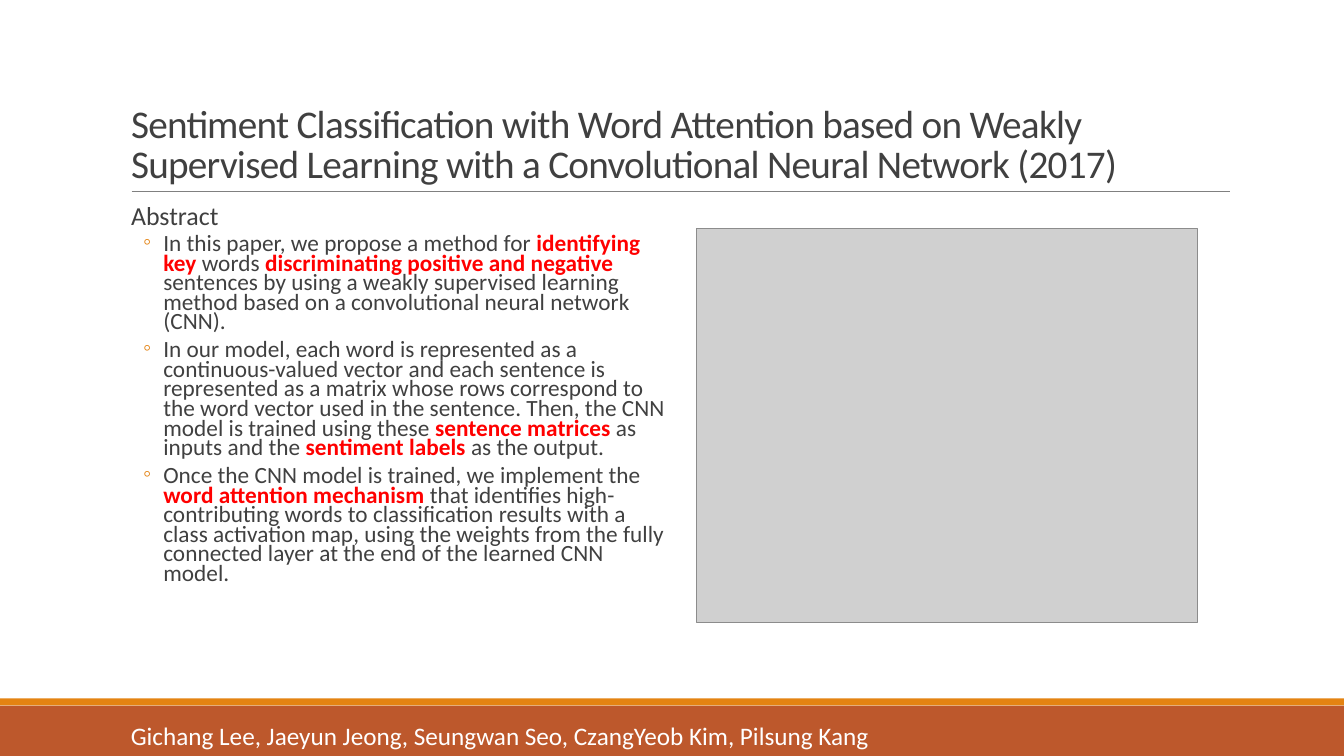
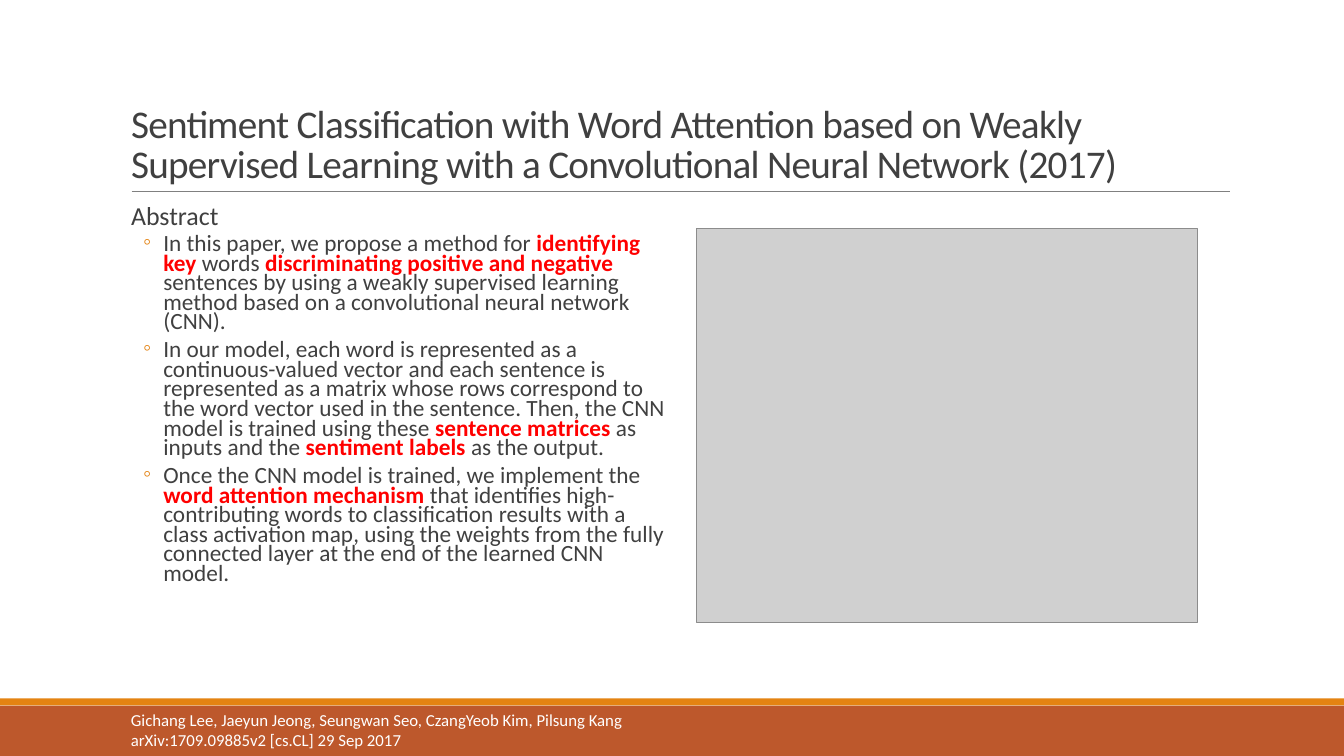
Before and after one commit to liangxh/grad, a slide deck: slide 12 of [报告] Text Emotion Detection.pptx. Drawn at 1344x756 pixels with LibreOffice and Linux fonts; fonts in the diff are those of the drawing; grey boxes stand for pictures. Boxes give left, top, right and bottom in pixels: in the first picture for what was removed or moved away, otherwise in the second. Text is boxed around its words. In the diff, an @@ line names an element or a change of style, - is before the commit and + after.

```diff
--- a/[报告] Text Emotion Detection.pptx
+++ b/[报告] Text Emotion Detection.pptx
@@ text "Gichang Lee, Jaeyun Jeong, Seungwan ...": place and size @@
-text "Gichang Lee, Jaeyun Jeong, Seungwan ..." at (131,727,868,750)
+text "Gichang Lee, Jaeyun Jeong, Seungwan ..." at (131,714,622,749)
@@ text at (131,714,622,729): size 18 to 12 pt in "Gichang Lee, Jaeyun Jeong, Seungwan Seo, CzangYeob ..." @@
@@ text at (131,734,401,749): paragraph added @@
+arXiv:1709.09885v2 [cs.CL] 29 Sep 2017
```
Also in this commit, not shown: 11 other slides changed, 3 slides added, 5 other files.
